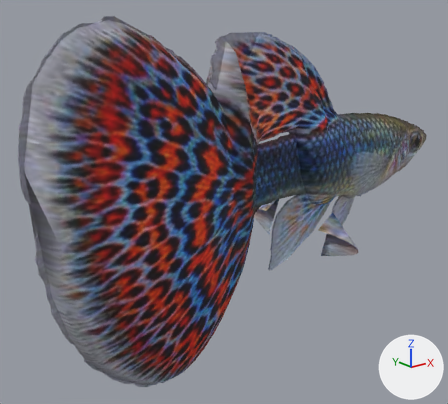
What one commit did to the glTF model public/aqua/models/fish/mosaic_guppy.glb.
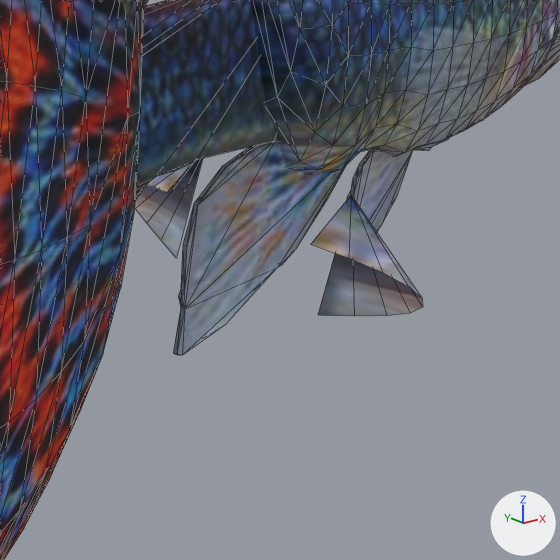
Old and new are each drawn whole from a camera (50 mm lens) standing at (2470.56, -1.718, 19.96) and looking at (2472.023, 0.111, 19.229) and again close up on the part from 46% to 91% of the width and 35% to 85% of the height. The lights are fixed; the arrows at lower right show +X, +Y and +Z. The first two pictures are the older version. The close-ups show mesh edges as thin lines. Vertices at exactly the same position are counted once.

Names of what the first close-up shows: 'mosaic_guppy'.
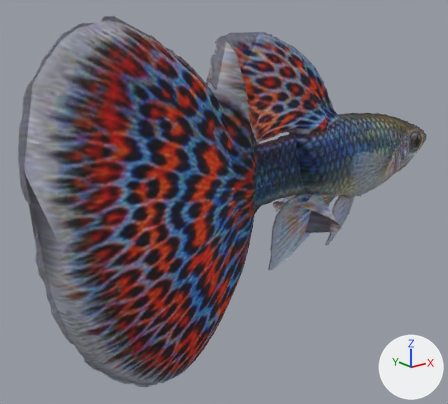
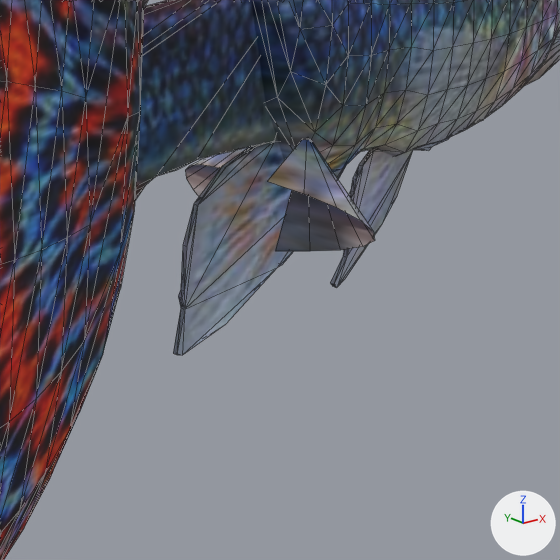
Where the change shows, as pixel boxes (x1, y1, x2, y2) in the close-ups (560 x 560 px; the box of a moved part takes in the faces that stretch with it):
part 1 of me_mosaic_guppy, moved or reshaped: before (134, 158, 203, 258); after (185, 147, 249, 196)
part 2 of me_mosaic_guppy, moved or reshaped: before (311, 196, 423, 316); after (268, 140, 375, 251)

The change in detail:
me_mosaic_guppy is used by ob_mosaic_guppy; location (0.0, 0.0, 0.0).
me_mosaic_guppy had 1028 vertices, 2026 faces and spanned x 2471.18..2473.19, y -0.31..0.31, z 18.62..19.94.
me_mosaic_guppy now has 1028 vertices, 2026 faces and spans x 2471.18..2473.19, y -0.2..0.2, z 18.62..19.94.
me_mosaic_guppy part 1: the loose piece of 11 vertices spanning x 2472.29..2472.37, y 0.15..0.31, z 19.01..19.18 is moved by (0.02, -0.11, 0.06).
me_mosaic_guppy part 2: the loose piece of 11 vertices spanning x 2472.29..2472.37, y -0.31..-0.15, z 19.01..19.18 is moved by (0.02, 0.11, 0.06).
